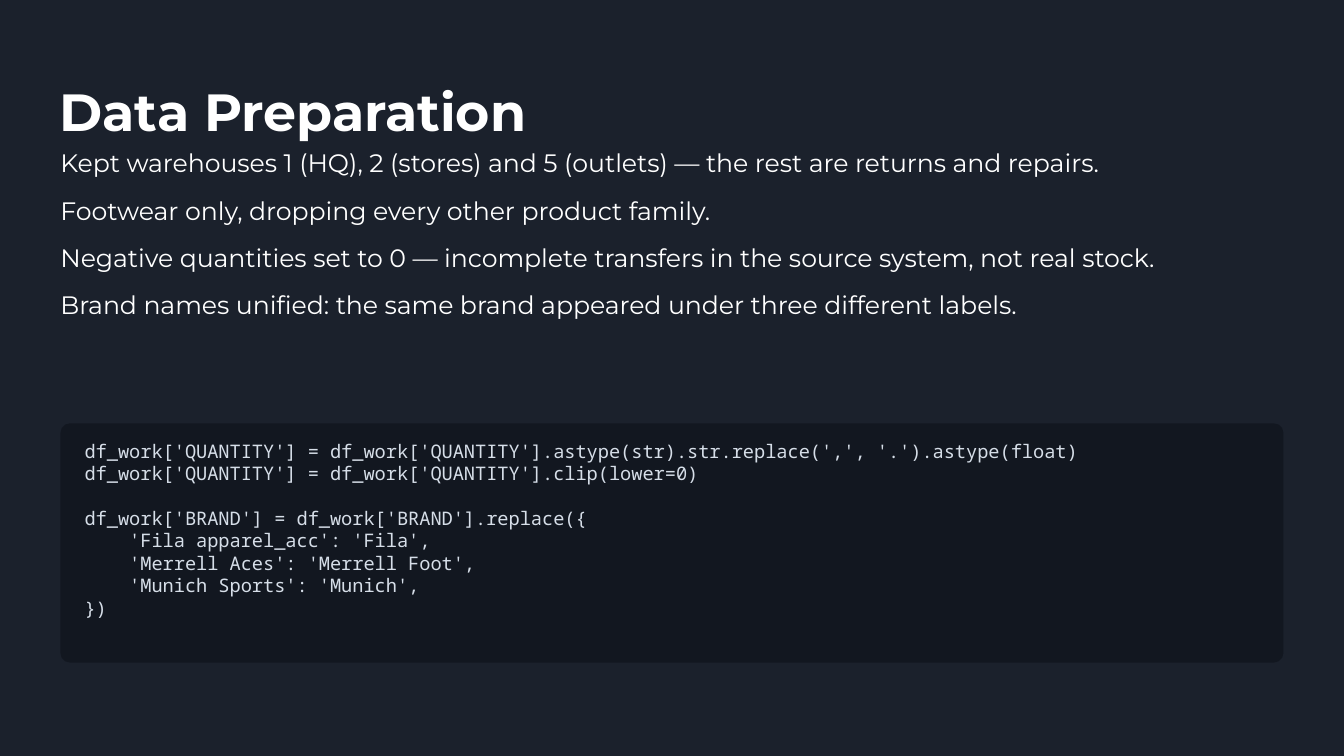
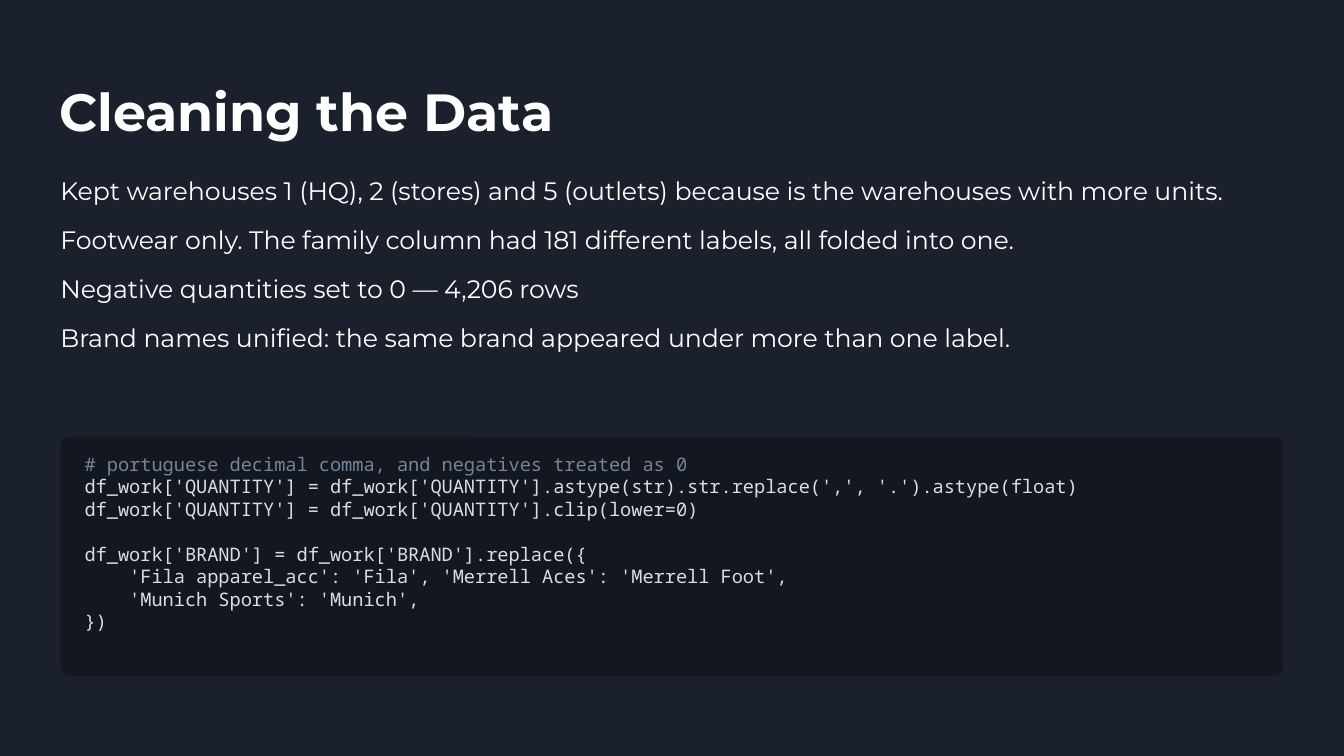
Before and after one commit to nelsonp55/stock-replenishment-assistant, a slide deck: slide 5 of presentation/presentation.pptx. Drawn at 1344x756 pixels with LibreOffice and Linux fonts; fonts in the diff are those of the drawing. Boxes give left, top, right and bottom in pixels: in the first picture for what was removed or moved away, otherwise in the second. Text is boxed around its words. In the diff, an @@ line names an element or a change of style, - is before the commit and + after.

```diff
--- a/presentation/presentation.pptx
+++ b/presentation/presentation.pptx
@@ title at [59, 90, 554, 142]: text changed @@
-Data Preparation
+Cleaning the Data
@@ text at [60, 181, 1222, 352]: text changed @@
-Kept warehouses 1 (HQ), 2 (stores) and 5 (outlets) — the rest are returns and repairs.
-Footwear only, dropping every other product family.
-Negative quantities set to 0 — incomplete transfers in the source system, not real stock.
-Brand names unified: the same brand appeared under three different labels.
+Kept warehouses 1 (HQ), 2 (stores) and 5 (outlets) because is the warehouses with more units.
+Footwear only. The family column had 181 different labels, all folded into one.
+Negative quantities set to 0 — 4,206 rows
+Brand names unified: the same brand appeared under more than one label.
@@ rounded rectangle: place and size @@
-rounded rectangle at [60, 423, 1284, 663]
+rounded rectangle at [60, 437, 1284, 676]
@@ text "# portuguese decimal comma, and ...": place and size @@
-text "# portuguese decimal comma, and ..." at [85, 443, 1078, 597]
+text "# portuguese decimal comma, and ..." at [85, 457, 1078, 611]
@@ text at [107, 457, 687, 476]: paragraph added @@
+# portuguese decimal comma, and negatives treated as 0
@@ text at [129, 569, 788, 588]: text changed @@
-'Fila apparel_acc': 'Fila',
-'Merrell Aces': 'Merrell Foot',
+'Fila apparel_acc': 'Fila', 'Merrell Aces': 'Merrell Foot',
```
Also in this commit, not shown: 7 other slides changed, 5 slides added, 3 slides removed, 5 other files.
